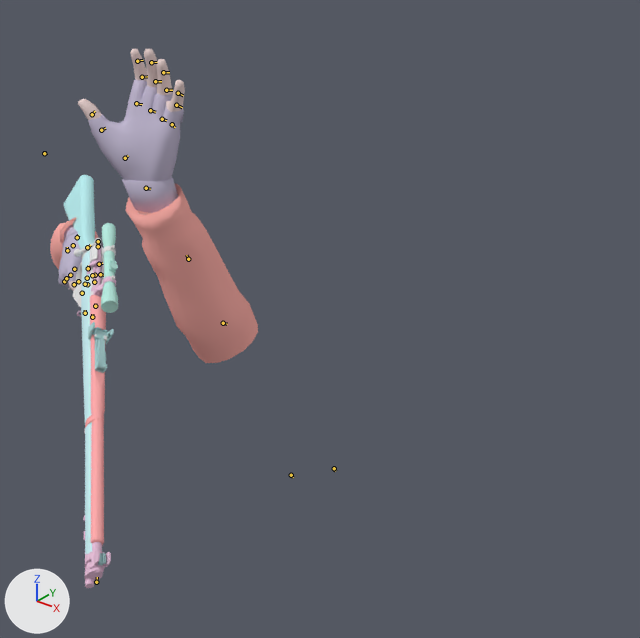
Renders of the Blender file weep of horror/bolt-action/boltaction.blend from each side of a commit.
Before and after are seen from a camera (50 mm lens) standing at (204.0, -161.0, 73.0) and looking at (85.0, -13.0, -19.0). Lighting does not change. The marker at lower left points along +X, +Y and +Z. Both versions are drawn at frame 0 of the action 'throw_tweak'; the numbers are the values there. The bones that bend it are drawn over the model as lines.

The first picture shows 'ref_rifle2', 'ref_rifle2.001', 'v_rifle_ref_oldhands'.
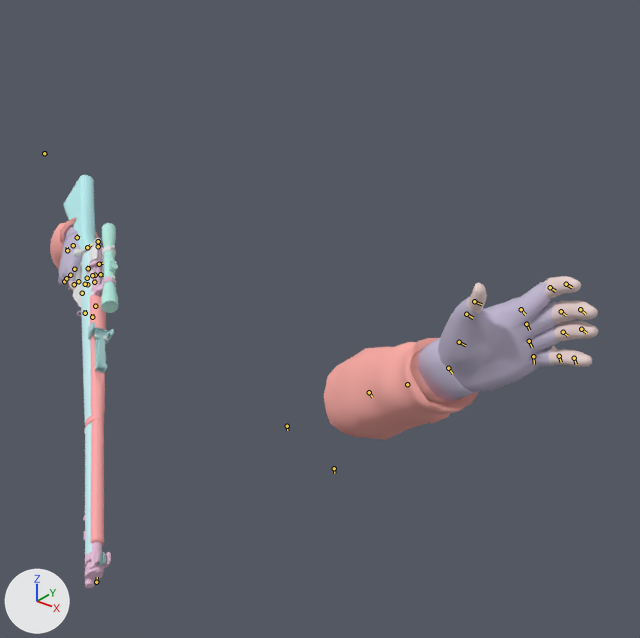
Where the change shows, as pixel boxes (x1, y1, x2, y2) in the pictures (640 x 638 px):
'v_rifle_ref_oldhands', posed (163% wider, 29% shorter)
    before: (50, 49, 258, 363)
    after: (50, 217, 598, 440)
bone 'l_dum', root to tip
    before: (334, 468) to (335, 471)
    after: (334, 468) to (334, 473)

The change in detail:
Bone 'l_dum' (bone_l_dum) turns from (221, 35, 98) to (254, 10, 147) degrees about its own x, y and z.
